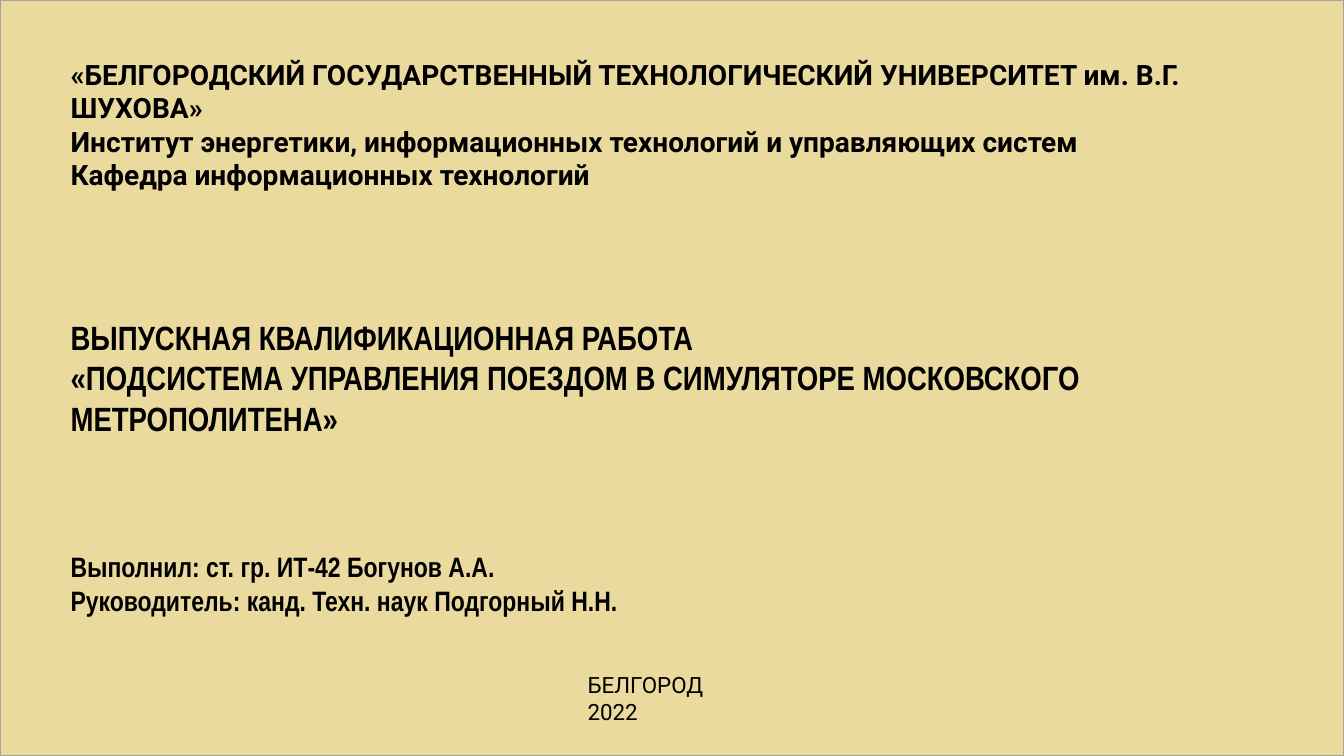
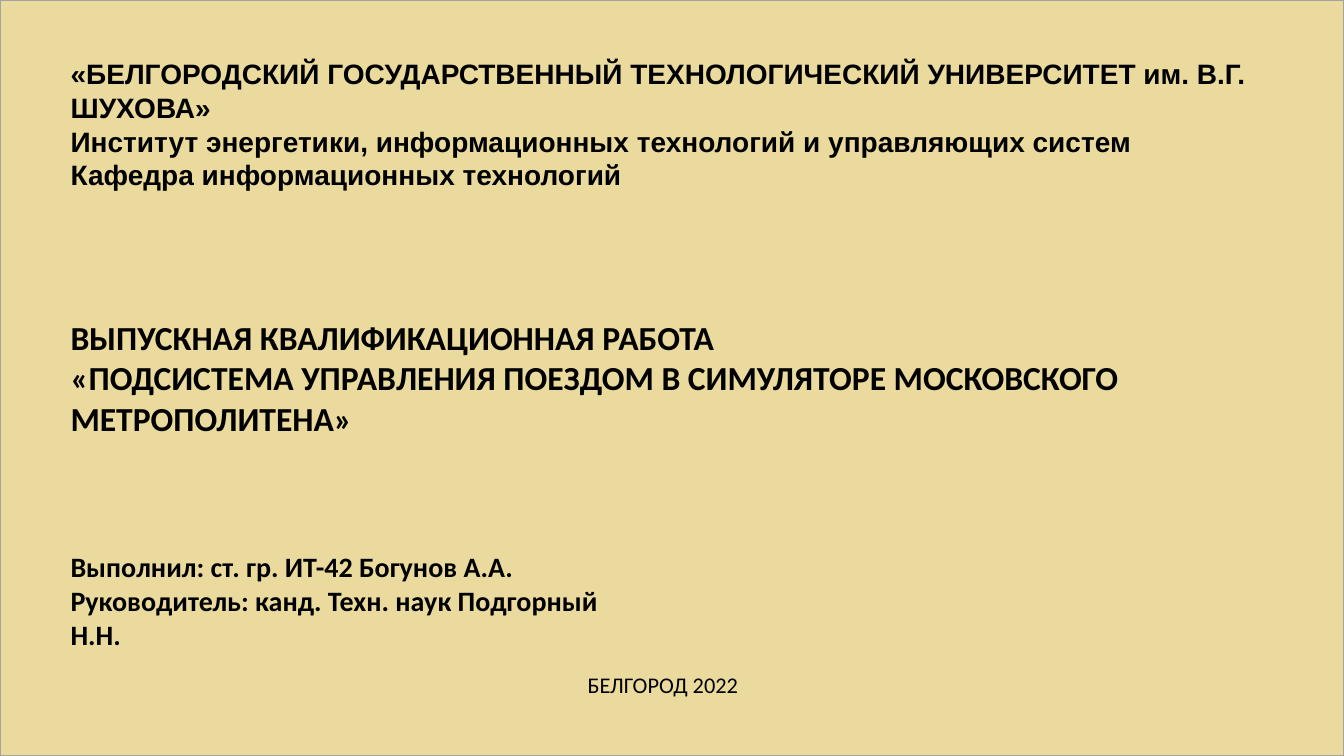
Before and after one commit to Artemor31/Files, a slide deck: slide 1 of Готовые части/NormPreza.pptx. Drawn at 1344x756 pixels with LibreOffice and Linux fonts; fonts in the diff are those of the drawing. Boxes give left, top, right and bottom in pixels: in the first picture for what was removed or moved away, otherwise in the second. Text is boxed around its words. In the diff, an @@ line names an element or a change of style, - is before the commit and + after.

```diff
--- a/Готовые части/NormPreza.pptx
+++ b/Готовые части/NormPreza.pptx
@@ text "«БЕЛГОРОДСКИЙ ГОСУДАРСТВЕННЫЙ ТЕХНОЛОГИЧЕСКИЙ УНИВЕРСИТЕТ им ..." at (71, 63, 1245, 190): font Roboto to Arial @@
@@ text "ВЫПУСКНАЯ КВАЛИФИКАЦИОННАЯ РАБОТА" at (71, 327, 1118, 432): font Arial Narrow to Calibri @@
@@ text "Выполнил: ст. гр. ИТ-42 Богунов ..." at (71, 558, 598, 645): font Arial Narrow to Calibri @@
@@ text "БЕЛГОРОД 2022" at (588, 678, 738, 697): font Roboto to Calibri @@
```
Also in this commit, not shown: 9 other slides changed, 2 slides added, 3 slides removed, 1 other file.
